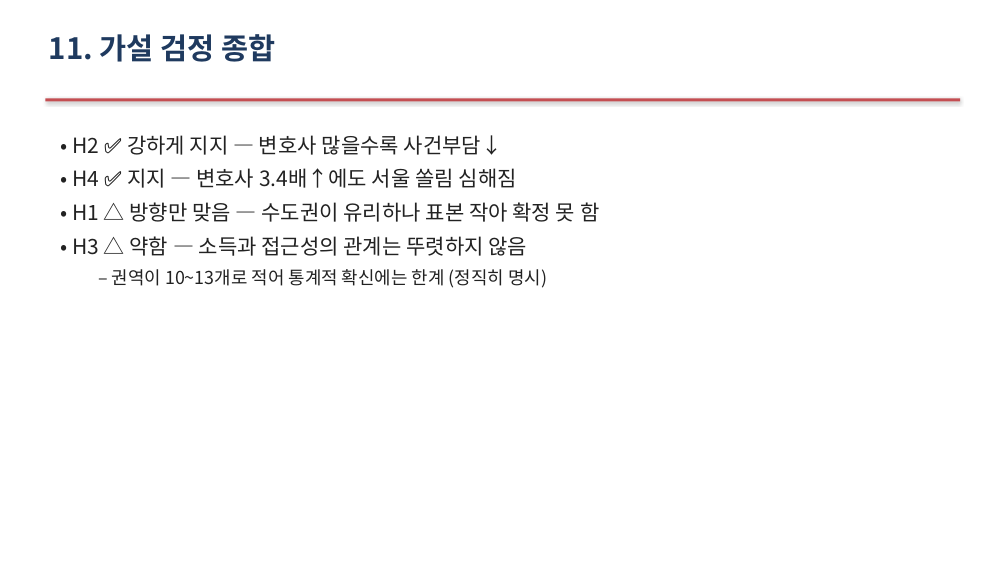
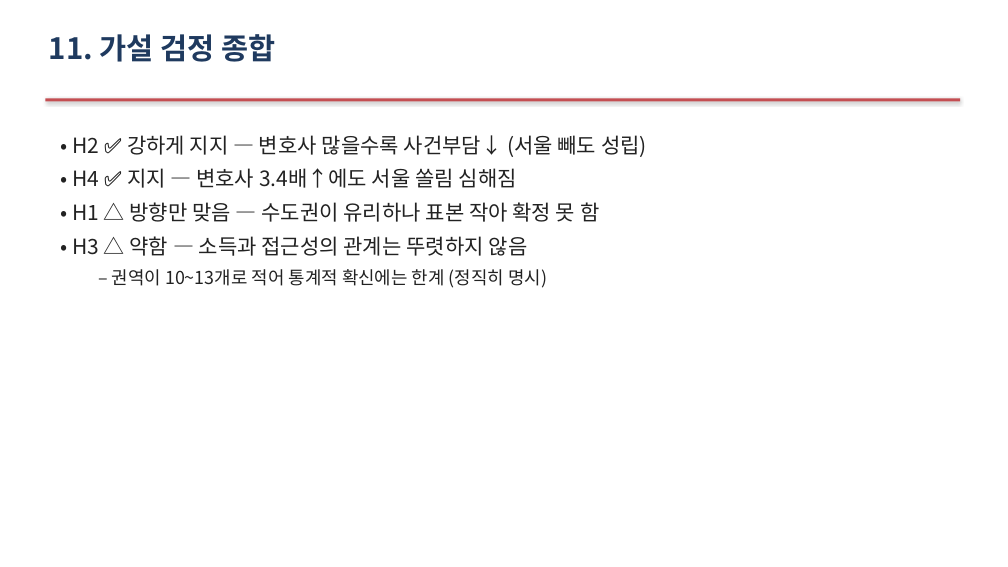
Before and after one commit to Allenkeem/llai-project, a slide deck: slide 17 of reports/발표자료.pptx (slide 16 before the commit). Drawn at 1008x567 pixels with LibreOffice and Linux fonts; fonts in the diff are those of the drawing. Boxes give left, top, right and bottom in pixels: in the first picture for what was removed or moved away, otherwise in the second. Text is boxed around its words. In the diff, an @@ line names an element or a change of style, - is before the commit and + after.

```diff
--- a/reports/발표자료.pptx
+++ b/reports/발표자료.pptx
@@ text at (72,135,647,157): text changed @@
-• H2 ✅ 강하게 지지 — 변호사 많을수록 사건부담↓
+• H2 ✅ 강하게 지지 — 변호사 많을수록 사건부담↓ (서울 빼도 성립)
```
Also in this commit, not shown: 4 other slides changed, 1 slide added, 1 other file.
